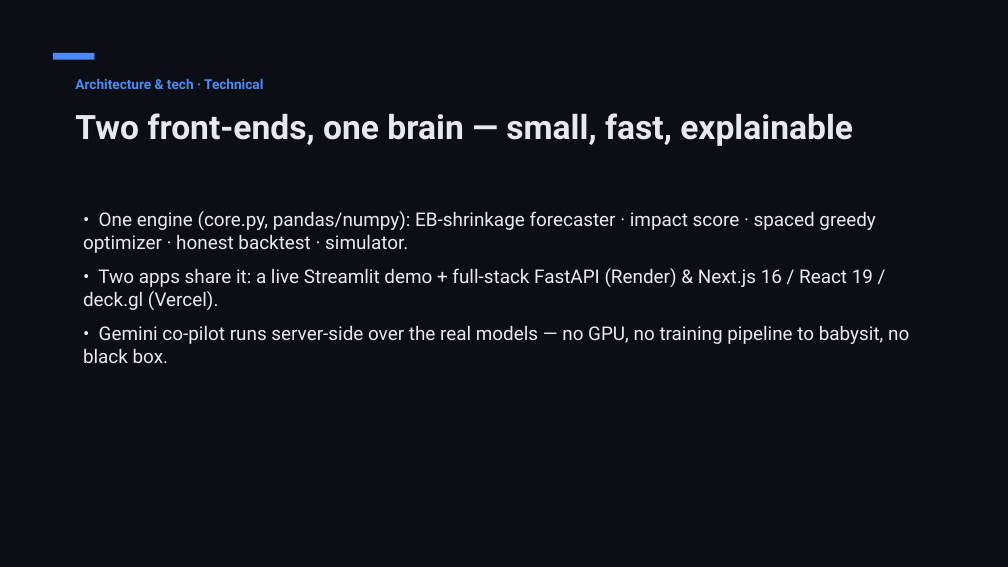
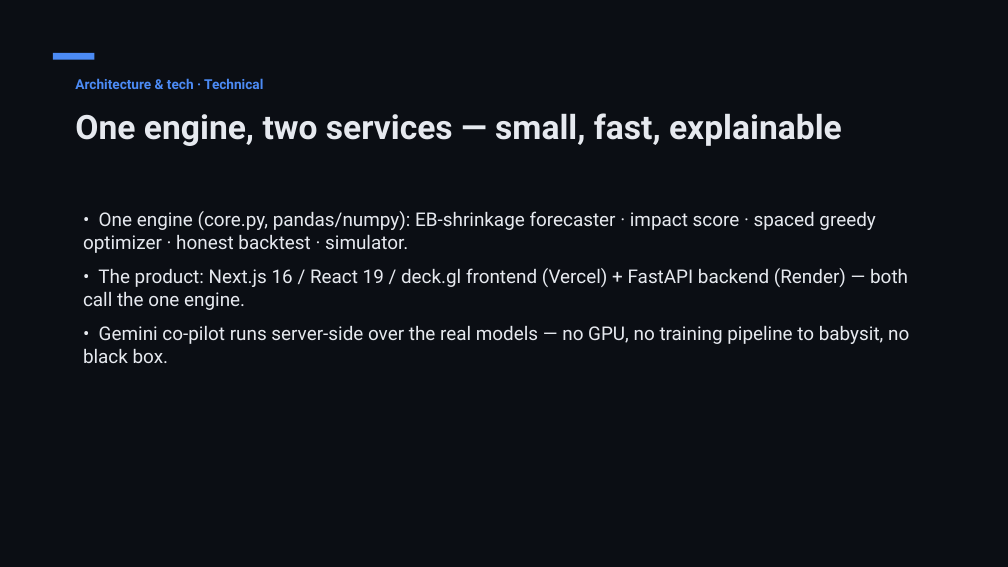
Before and after one commit to shubhambhattog/flipkart-gridlock-2.0-r2, a slide deck: slide 12 of pitch/ParkPulse_Deck.pptx. Drawn at 1008x567 pixels with LibreOffice and Linux fonts; fonts in the diff are those of the drawing. Boxes give left, top, right and bottom in pixels: in the first picture for what was removed or moved away, otherwise in the second. Text is boxed around its words. In the diff, an @@ line names an element or a change of style, - is before the commit and + after.

```diff
--- a/pitch/ParkPulse_Deck.pptx
+++ b/pitch/ParkPulse_Deck.pptx
@@ text at bbox=[75, 113, 842, 146]: text changed @@
-Two front-ends, one brain — small, fast, explainable
+One engine, two services — small, fast, explainable
@@ text at bbox=[83, 268, 908, 310]: text changed @@
-• Two apps share it: a live Streamlit demo + full-stack FastAPI (Render) & Next.js 16 / React 19 / deck.gl (Vercel).
+• The product: Next.js 16 / React 19 / deck.gl frontend (Vercel) + FastAPI backend (Render) — both call the one engine.
```
Also in this commit, not shown: 1 other slide changed, 9 other files.
